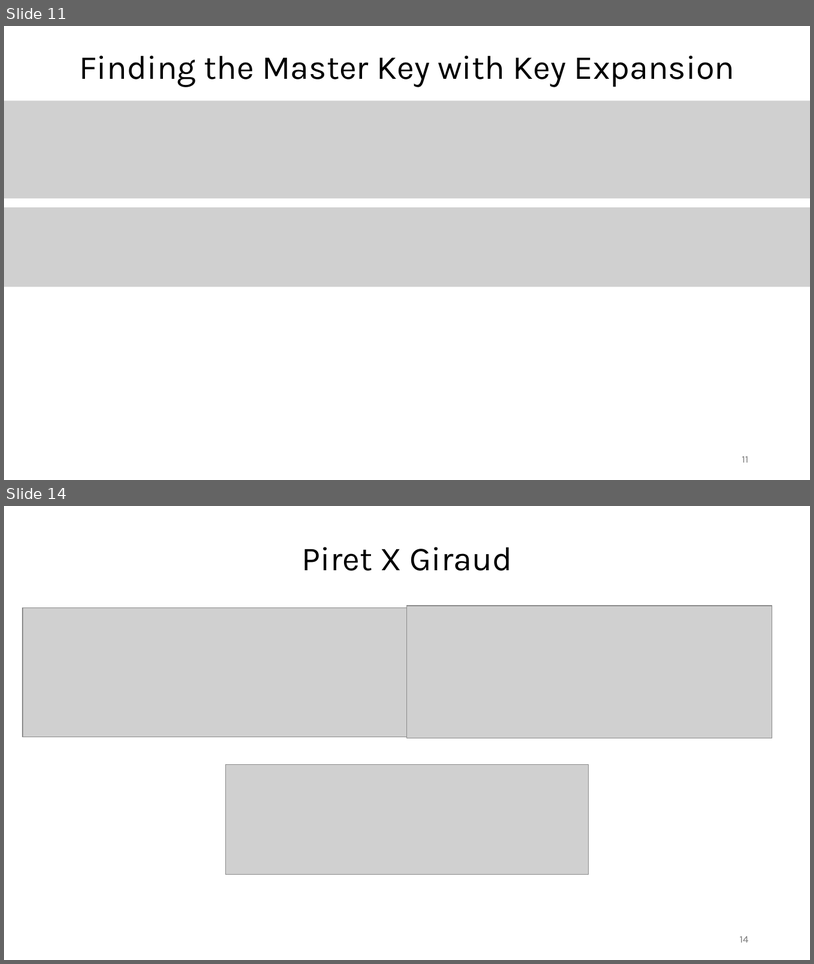
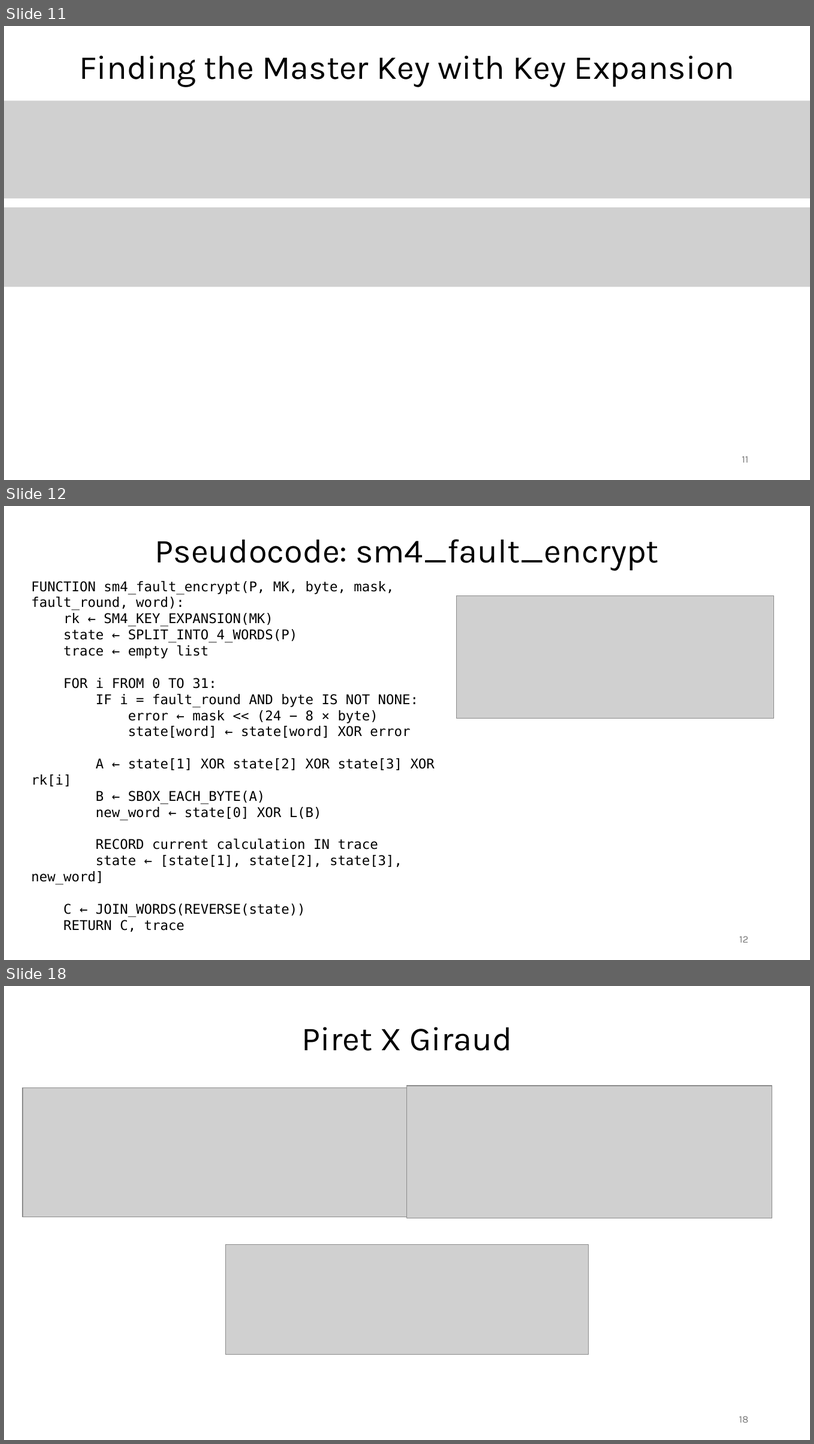
Before and after one commit to Specht1000/PFE-SM4-Fault-Injection, a slide deck: docs/Apresentation_PFE.pptx. Shown one above the other, each under a label of ours: slides 11 and 14 before the commit, slides 11, 12 and 18 after it; the slides between them are not shown. The pictures are 814x964 and 814x1444 pixels, drawn with LibreOffice and Linux fonts; fonts in the diff are those of the drawing; grey boxes stand for pictures. Boxes give left, top, right and bottom in pixels: in the first picture for what was removed or moved away, otherwise in the second. Text is boxed around its words. In the diff, an @@ line names an element or a change of style, - is before the commit and + after.

Commit message:
Slides updated with pseudocode

```diff
--- a/docs/Apresentation_PFE.pptx
+++ b/docs/Apresentation_PFE.pptx
@@ slide 12 added at <box>4,506,810,960</box>, background #FFFFFF @@
@@ text added at <box>155,539,659,571</box>, 40 pt, text #000000 @@
+Pseudocode: sm4_fault_encrypt
@@ text added at <box>31,581,435,931</box>, 16 pt, text #000000 @@
+FUNCTION sm4_fault_encrypt(P, MK, byte, mask, fault_round, word):
+rk ← SM4_KEY_EXPANSION(MK)
+state ← SPLIT_INTO_4_WORDS(P)
+trace ← empty list
+FOR i FROM 0 TO 31:
+IF i = fault_round AND byte IS NOT NONE:
+error ← mask << (24 − 8 × byte)
+state[word] ← state[word] XOR error
+A ← state[1] XOR state[2] XOR state[3] XOR rk[i]
+B ← SBOX_EACH_BYTE(A)
+new_word ← state[0] XOR L(B)
+RECORD current calculation IN trace
+state ← [state[1], state[2], state[3], new_word]
+C ← JOIN_WORDS(REVERSE(state))
+RETURN C, trace
@@ picture added at <box>456,595,774,718</box> @@
@@ page number added at <box>740,936,749,942</box>, 12 pt, text #797979 @@
+12
@@ what was slide 14 is now slide 18 @@
@@ page number at <box>740,1416,749,1422</box>: text changed @@
-14
+18
```
Also in this commit, not shown: 5 other slides added, 2 slides removed.
